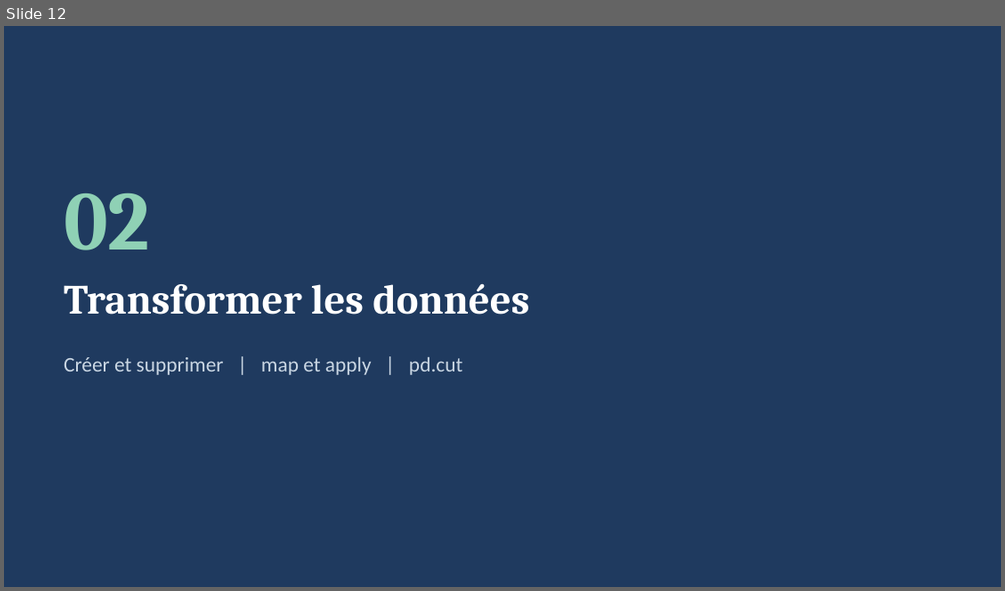
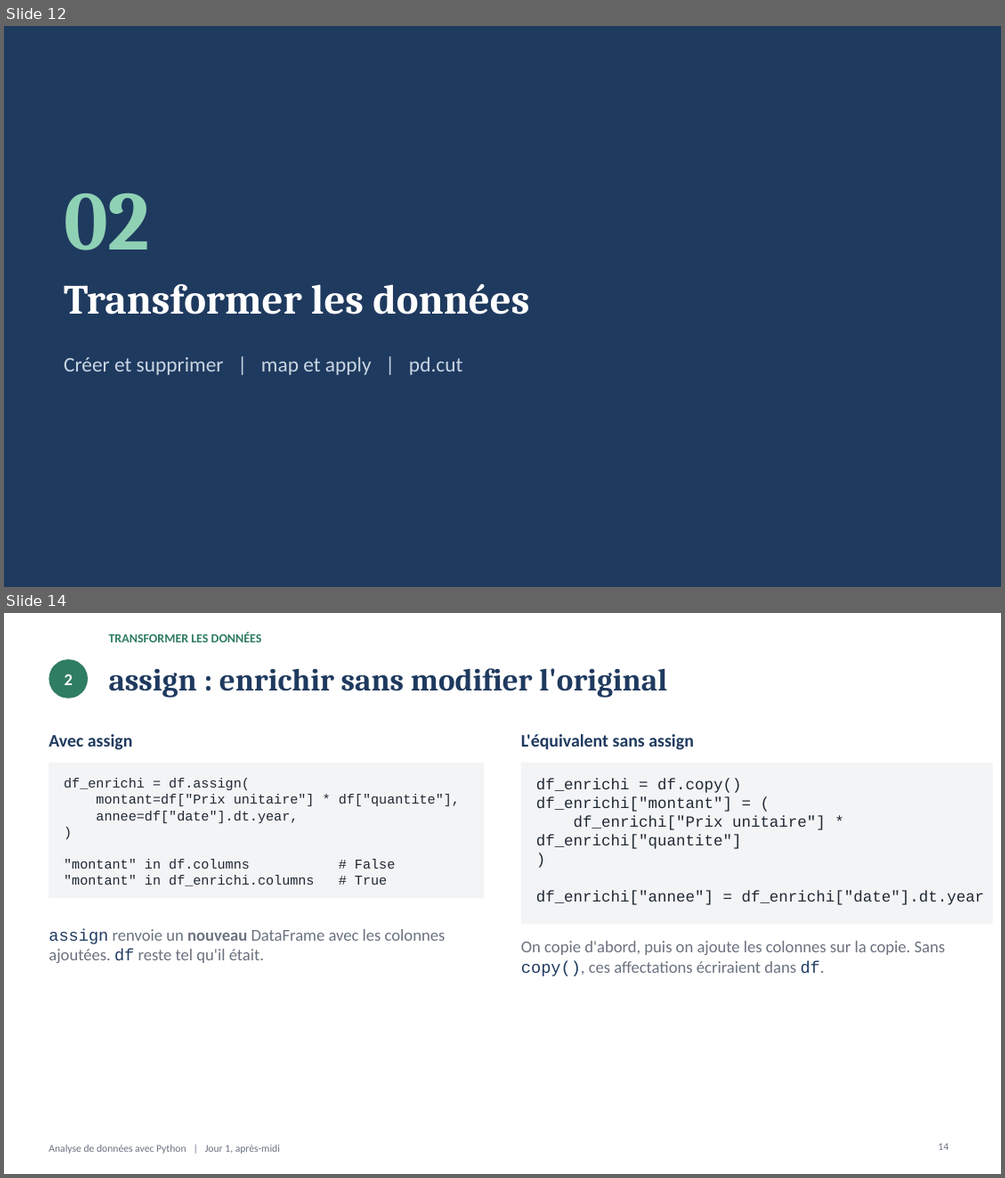
Before and after one commit to ardev2/formation-analyse-donnees-python, a slide deck: cours/02-jour1-apres-midi/selection-nettoyage.pptx. Shown one above the other, each under a label of ours: slide 12 before the commit, slides 12 and 14 after it; the slides between them are not shown. The pictures are 1005x591 and 1005x1178 pixels, drawn with LibreOffice and Linux fonts; fonts in the diff are those of the drawing. Boxes give left, top, right and bottom in pixels: in the first picture for what was removed or moved away, otherwise in the second. Text is boxed around its words. In the diff, an @@ line names an element or a change of style, - is before the commit and + after.

```diff
--- a/cours/02-jour1-apres-midi/selection-nettoyage.pptx
+++ b/cours/02-jour1-apres-midi/selection-nettoyage.pptx
@@ slide 14 added at [4, 613, 1001, 1174], background #FFFFFF @@
@@ text added at [109, 632, 262, 642], 12 pt, text #2F7D62, bold @@
+TRANSFORMER LES DONNÉES
@@ ellipse added at [48, 659, 88, 698], fill #2F7D62 @@
@@ text added at [65, 674, 73, 685], 16 pt, text #FFFFFF, bold @@
+2
@@ text added at [109, 668, 667, 698], 30 pt, text #1F3A5F, bold @@
+assign : enrichir sans modifier l'original
@@ text added at [48, 734, 133, 750], 17 pt, text #1F3A5F, bold @@
+Avec assign
@@ text added at [521, 734, 694, 750], 17 pt, text #1F3A5F, bold @@
+L'équivalent sans assign
@@ rectangle added at [48, 763, 484, 898], fill #F3F4F6 @@
@@ rectangle added at [521, 763, 993, 925], fill #F3F4F6 @@
@@ text added at [64, 778, 460, 886], 13 pt, text #1F2933 @@
+df_enrichi = df.assign(
+montant=df["Prix unitaire"] * df["quantite"],
+annee=df["date"].dt.year,
+)
+"montant" in df.columns # False
+"montant" in df_enrichi.columns # True
@@ text added at [536, 779, 985, 905], 15 pt, text #1F2933 @@
+df_enrichi = df.copy()
+df_enrichi["montant"] = (
+df_enrichi["Prix unitaire"] * df_enrichi["quantite"]
+)
+df_enrichi["annee"] = df_enrichi["date"].dt.year
@@ text added at [48, 929, 445, 963], 16 pt, text #6B7280 @@
+assign renvoie un nouveau DataFrame avec les colonnes ajoutées. df reste tel qu'il était.
@@ text added at [521, 941, 946, 976], 16 pt, text #6B7280 @@
+On copie d'abord, puis on ajoute les colonnes sur la copie. Sans copy(), ces affectations écriraient dans df.
@@ text added at [48, 1144, 280, 1153], 10 pt, text #6B7280 @@
+Analyse de données avec Python | Jour 1, après-midi
@@ page number added at [938, 1143, 948, 1150], 10 pt, text #6B7280 @@
+14
```
Also in this commit, not shown: 44 slides changed, 11 other files.
